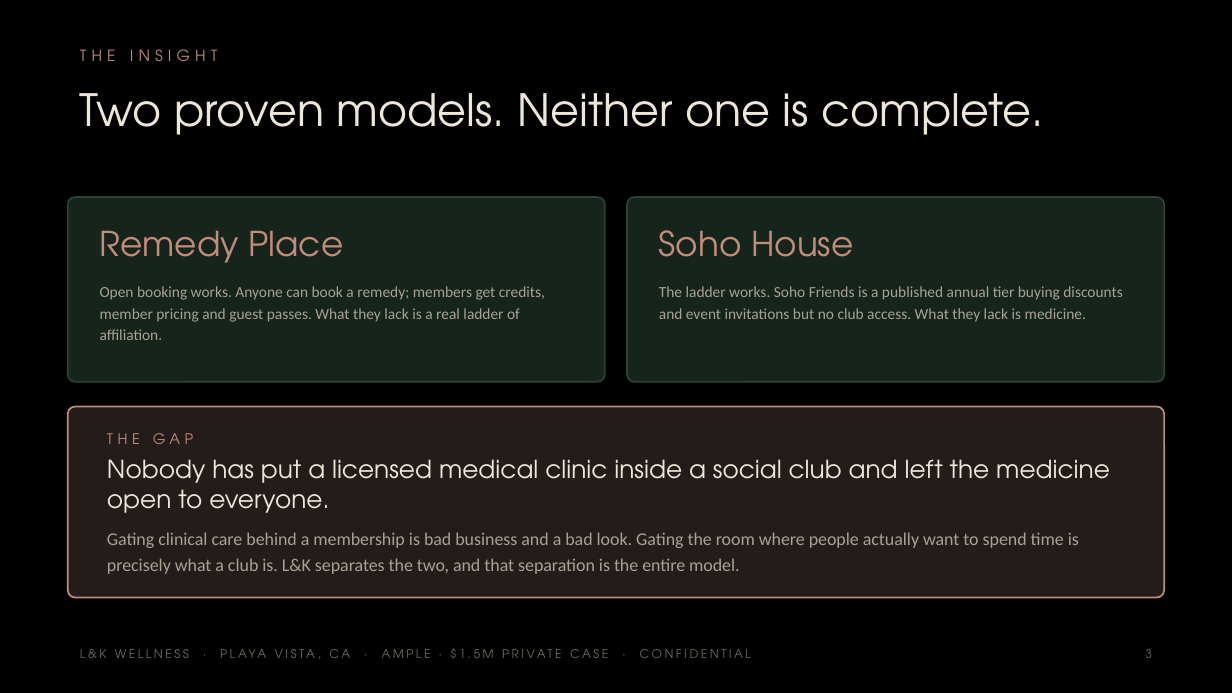
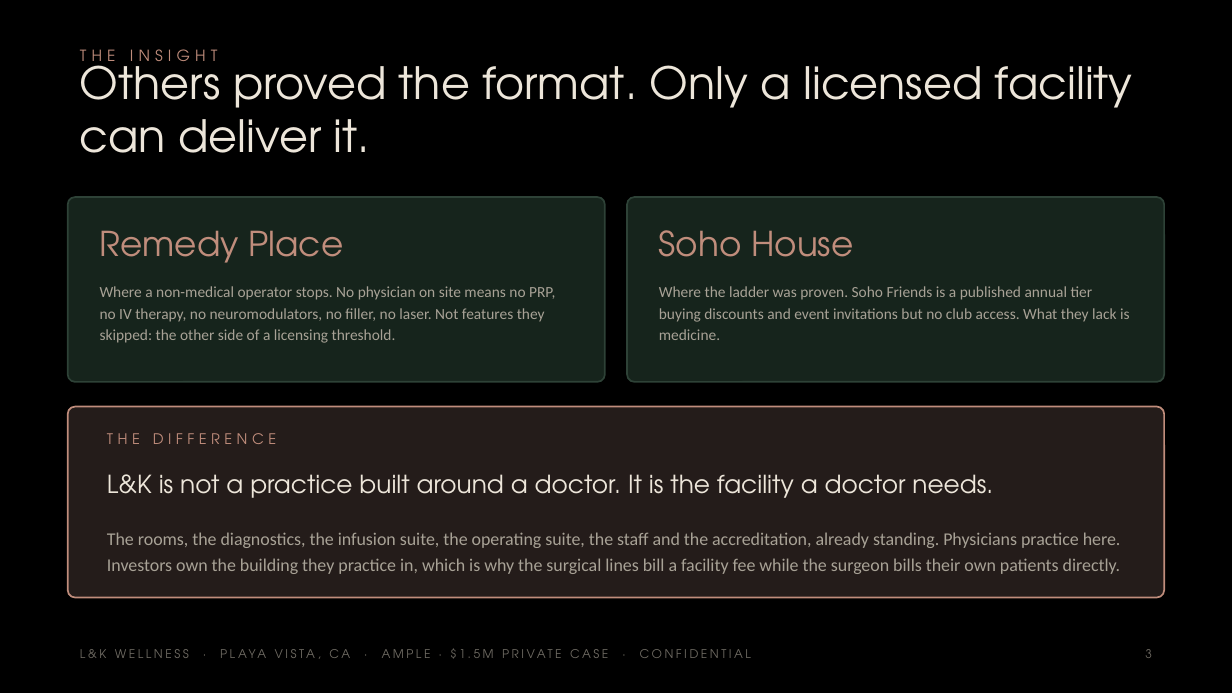
Before and after one commit to apexalpha811/2mil_ample, a slide deck: slide 3 of 1.5mil_ample.pptx. Drawn at 1232x693 pixels with LibreOffice and Linux fonts; fonts in the diff are those of the drawing. Boxes give left, top, right and bottom in pixels: in the first picture for what was removed or moved away, otherwise in the second. Text is boxed around its words. In the diff, an @@ line names an element or a change of style, - is before the commit and + after.

```diff
--- a/1.5mil_ample.pptx
+++ b/1.5mil_ample.pptx
@@ text at box(80, 53, 1133, 153): text changed @@
-Two proven models. Neither one is complete.
+Others proved the format. Only a licensed facility can deliver it.
@@ text at box(100, 286, 555, 343): text changed @@
-Open booking works. Anyone can book a remedy; members get credits, member pricing and guest passes. What they lack is a real ladder of affiliation.
+Where a non-medical operator stops. No physician on site means no PRP, no IV therapy, no neuromodulators, no filler, no laser. Not features they skipped: the other side of a licensing threshold.
@@ text at box(659, 286, 1130, 340): text changed @@
-The ladder works. Soho Friends is a published annual tier buying discounts and event invitations but no club access. What they lack is medicine.
+Where the ladder was proven. Soho Friends is a published annual tier buying discounts and event invitations but no club access. What they lack is medicine.
@@ text at box(107, 433, 276, 444): text changed @@
-THE GAP
+THE DIFFERENCE
@@ text at box(107, 474, 993, 498): text changed @@
-Nobody has put a licensed medical clinic inside a social club and left the medicine open to everyone.
+L&K is not a practice built around a doctor. It is the facility a doctor needs.
@@ text at box(107, 532, 1121, 574): text changed @@
-Gating clinical care behind a membership is bad business and a bad look. Gating the room where people actually want to spend time is precisely what a club is. L&K separates the two, and that separation is the entire model.
+The rooms, the diagnostics, the infusion suite, the operating suite, the staff and the accreditation, already standing. Physicians practice here. Investors own the building they practice in, which is why the surgical lines bill a facility fee while the surgeon bills their own patients directly.
```
Also in this commit, not shown: 30 other slides changed, 1 slide added, 5 other files.
